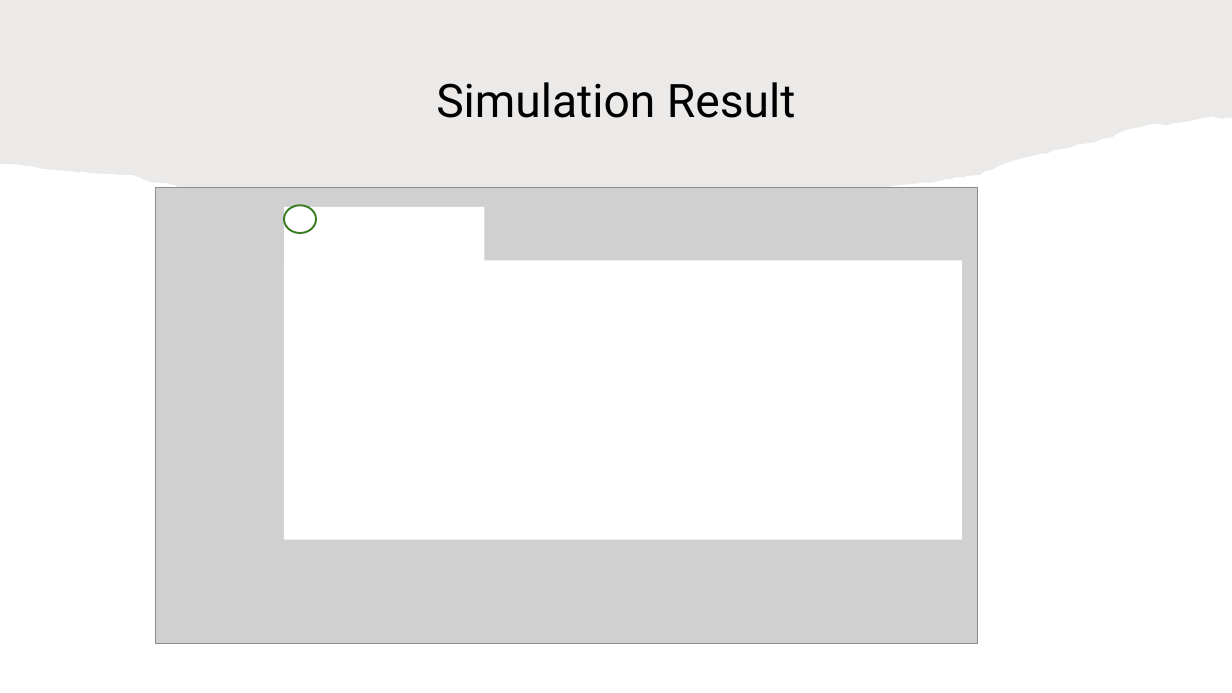
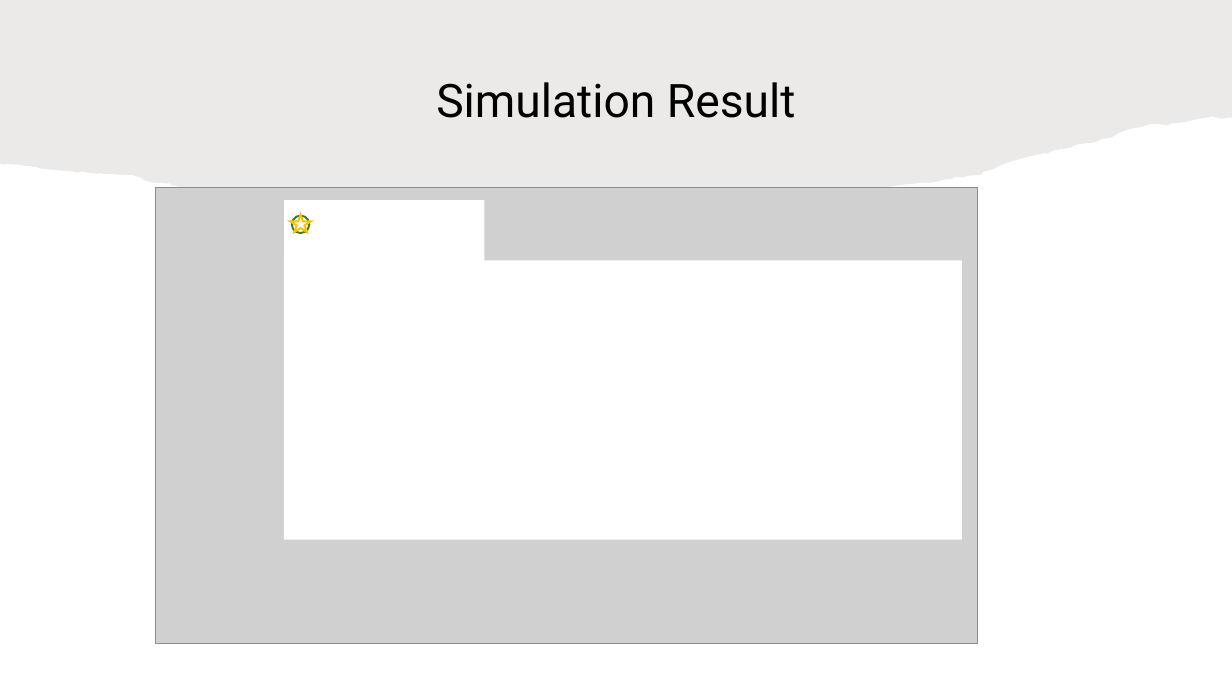
Before and after one commit to HaseebLUMS/Onyx-Presentation, a slide deck: slide 36 of tommy_hotnets_v2.pptx (slide 42 before the commit). Drawn at 1232x693 pixels with LibreOffice and Linux fonts; fonts in the diff are those of the drawing; grey boxes stand for pictures. Boxes give left, top, right and bottom in pixels: in the first picture for what was removed or moved away, otherwise in the second. Text is boxed around its words. In the diff, an @@ line names an element or a change of style, - is before the commit and + after.

```diff
--- a/tommy_hotnets_v2.pptx
+++ b/tommy_hotnets_v2.pptx
@@ rectangle: place and size @@
-rectangle at [284,207,484,486]
+rectangle at [284,200,484,479]
@@ star added at [290,214,311,232], outline #FFC000 1.5 pt @@
@@ ellipse: place and size @@
-ellipse at [284,205,316,233]
+ellipse at [292,215,310,233]
```
Also in this commit, not shown: 13 other slides changed, 2 slides added, 8 slides removed.
